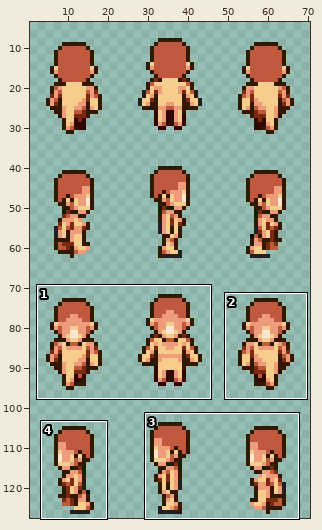
Edited in one commit: sprite sheet (spriteData/10/adult/2.gif). Above: a wide view before the commit, with the close-up outlined.
Close-up. First the earlier version:
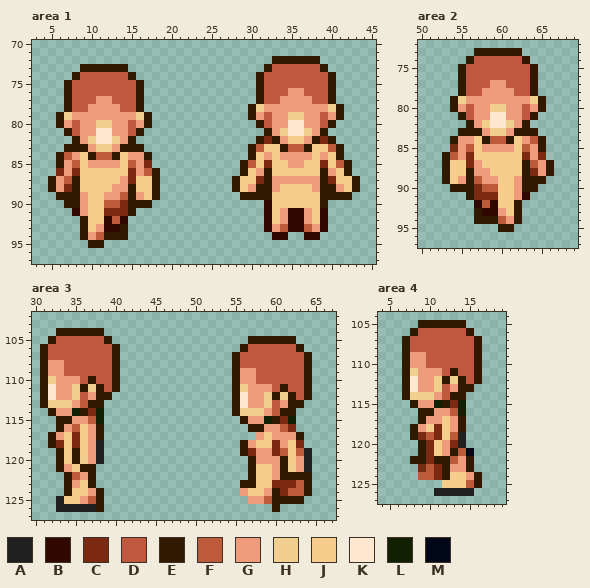
The file is 72x128 pixels. Colours within 5 levels of each other are drawn and written as one. Shown: area 1: x 3..45, y 70..97; area 2: x 50..69, y 72..97; area 3: x 30..67, y 102..127; area 4: x 4..19, y 104..127. The wide view leaves out empty margins. The commit also changed other parts of the picture, which this record leaves out.
Palette (. is transparent): A #202020  B #310800  C #7b2910  D #bf583f  E #311800  F #bd5a39  G #ee9c7b  H #f0cf8f  J #f6cd8b  K #ffe7d0  L #102000  M #000818
After:
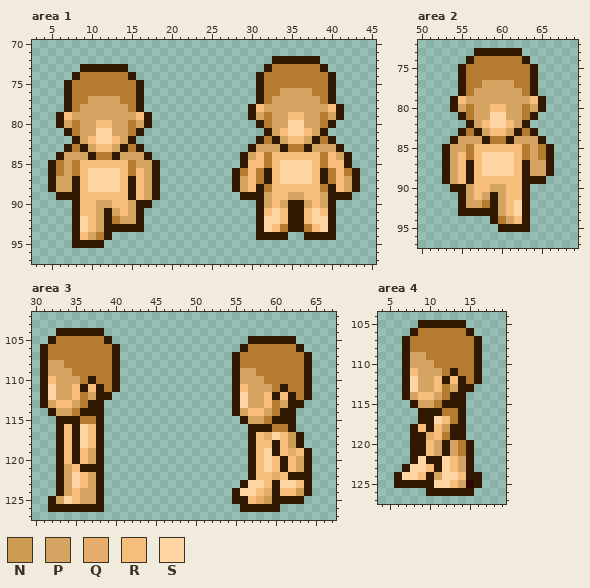
Colours new in this view: N #cd9c52  P #d5a462  Q #e6ac6a  R #f6bd7b  S #ffd5a4
The edit:
colour D: #bf583f -> #b47b31
Changed rows in their new state; - is a pixel that keeps its letter.
Area 1:
first column x 5:
76 -----------------------------PPPP------
77 -----PPPP-------------------PPPPPP-----
78 ----PPPPPP----------------RPPPPPPPPR---
79 --RPPPPPPPPR--------------P-PPRRPP-P---
80 --P-PPRRPP-P----------------PPSSPP-----
81 ----PPSSPP------------------PRSSRP-----
82 ----PRSSRP-----------------D-PRRP-D----
83 ---D-PRRP-D---------------PPP-DD-PPP---
84 --PPP-DD-PPP------------EPRDRRRRRRDRPE-
85 EDPDRRRRRRDPPE-----------RRDRSSSSRDRR--
86 EDPDRSSSSRDRP----------EDRD-RSSSSR-DRDE
87 -PP-RSSSSRERP-----------PRD-RSSSSR-DRP-
88 -PP-RSSSSR-RP-----------PR-DRRRRRRD-RP-
89 ----RRRRRR-RP--------------PRRPPRRP----
90 --.-RRPPRRP---------------EPRPEEPRPE---
91 ---ERRPEPRPE--------------ERSREERSRE---
92 ---ESRPEDPPE--------------ESSREERSSE---
93 ---ESRPEE-EE--------------ESRDEEDRSE---
94 ---ERPD-..----------------EEEE--EEEE---
95 ---EE----------------------------------
Area 2:
first column x 53:
77 -----PPPP-----
78 ----PPPPPP----
79 --RPPPPPPPPR--
80 --P-PPRRPP-P--
81 ----PPSSPP----
82 ----PRSSRP----
83 ---D-PRRP-D---
84 --PPP-DD-PPP--
85 EPPDRRRRRRDPDE
86 -PRDRSSSSRDPDE
87 -PRERSSSSR-PP-
88 -PR-RSSSSR-PP-
89 -PR-RRRRRR----
90 ---PRRPPRR-.--
91 --EPRPEPRRE---
92 --EPPDEPRSE---
93 --EE-EEPRSE---
94 ----..-DPRE---
95 ---------EE---
Area 3:
first column x 32:
108 PP-------------------------------
109 PPP---------------------PP-------
110 RPPP--------------------PPP------
111 SPPR-R------------------RPPP-----
112 SPPR-P------------------SPPR-R---
113 PRRPD-------------------SPPR-P---
114 -PPD-EE-----------------PRRPD----
115 ---EDDE------------------PPD-EE--
116 --RESR---------------------EDDE--
117 .ERESR-------------------ERQSRN--
118 .ERESRE-----------------.ERRERNE-
119 --R-RPE-----------------.ERSERQRE
120 --R-RPE-------------------RSR-RPE
121 --PR--E-------------------RSR-RPE
122 -EPSRPE-------------------RRQR---
123 -EPSRPE------------------SSRESSR-
124 -EPRPP-----------------ESSRQ-RRN-
125 EPSRPP-----------------EERQN-----
126 EEEEEE------------------EEEE-----
Area 4:
first column x 6:
109 --PP------
110 --PPP-----
111 --RPPP----
112 --SPPR-R--
113 --SPPR-P--
114 --PRRPD---
115 ---PPD-EE-
116 -----EDDE-
117 ----ESRD--
118 ---RERNE--
119 ---EQRDEE-
120 --E-RPEPDE
121 --E-RPEPDE
122 ---SE-SRP-
123 -ESSRESRP-
124 ESSREPSSRE
125 EEEEESSRPB
126 ----EEEEEE
Pixel boxes of the changes (left, top, right, bottom) in both close-ups:
changed: (232, 64, 360, 240)
changed: (48, 72, 160, 248)
changed: (442, 56, 554, 232)
changed: (48, 336, 112, 512)
changed: (232, 344, 312, 512)
changed: (394, 328, 474, 496)
